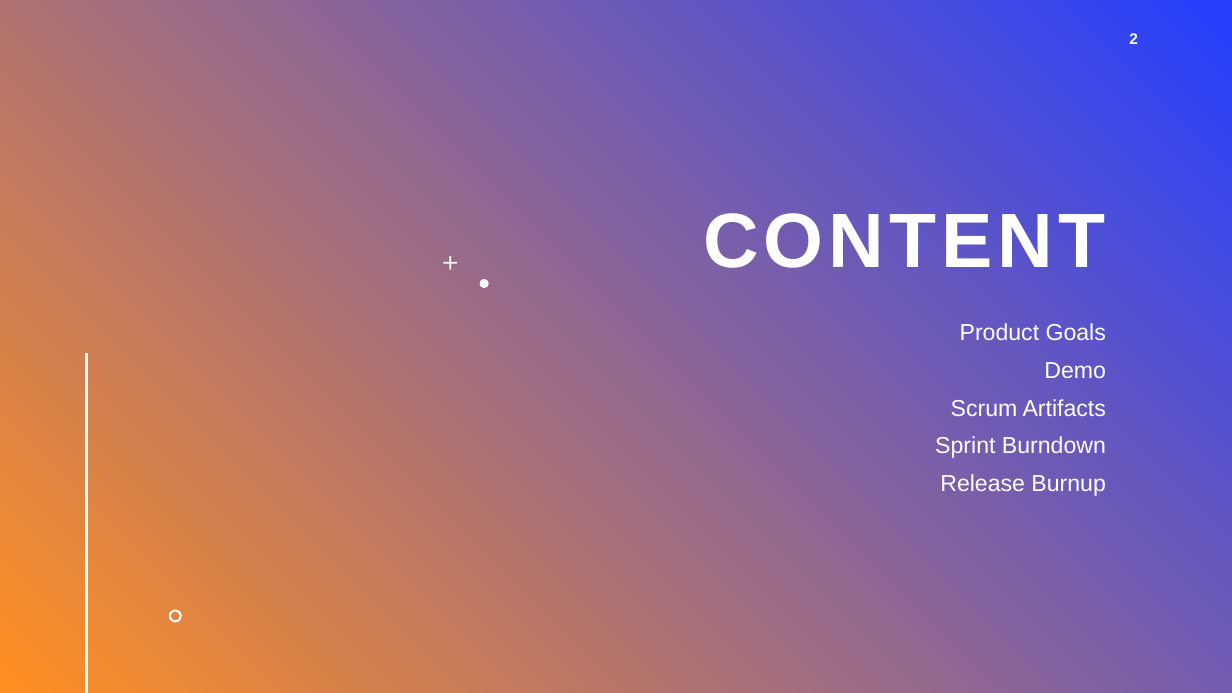
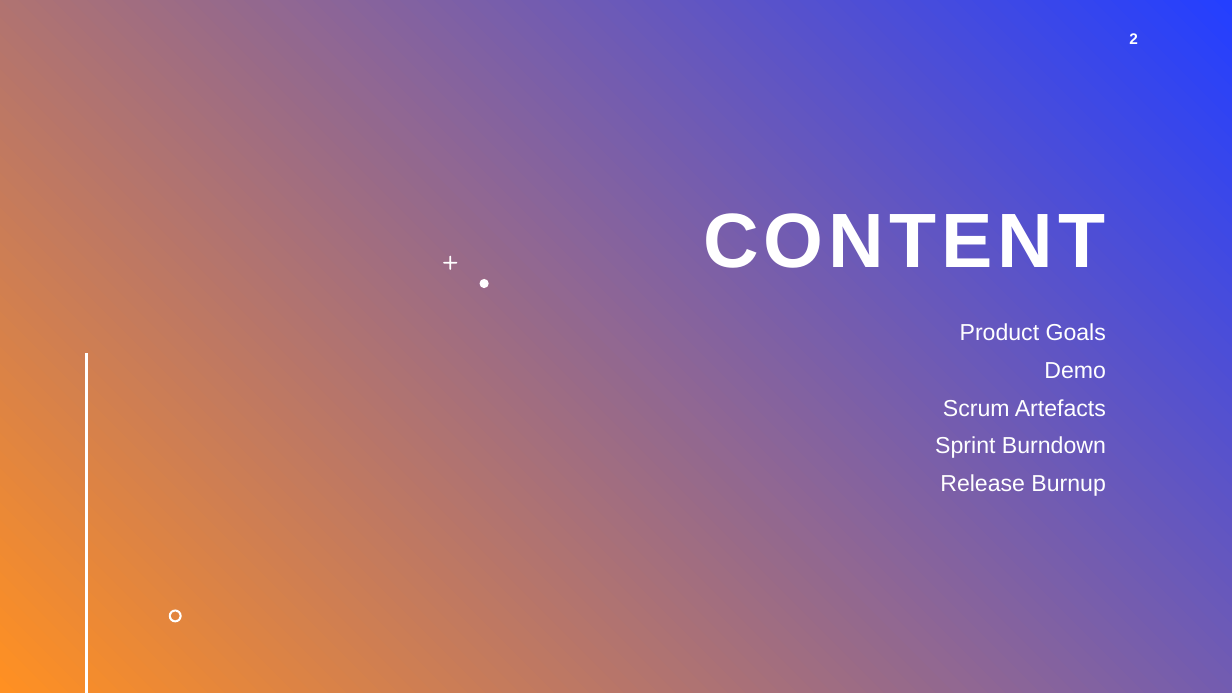
Before and after one commit to seiemens/snpt, a slide deck: slide 2 of doku/Notre Projet.pptx. Drawn at 1232x693 pixels with LibreOffice and Linux fonts; fonts in the diff are those of the drawing. Boxes give left, top, right and bottom in pixels: in the first picture for what was removed or moved away, otherwise in the second. Text is boxed around its words. In the diff, an @@ line names an element or a change of style, - is before the commit and + after.

Commit message:
update pp

```diff
--- a/doku/Notre Projet.pptx
+++ b/doku/Notre Projet.pptx
@@ text at (943,399,1106,416): text changed @@
-Scrum Artifacts
+Scrum Artefacts
```
Also in this commit, not shown: 2 slides added, 2 slides removed.
